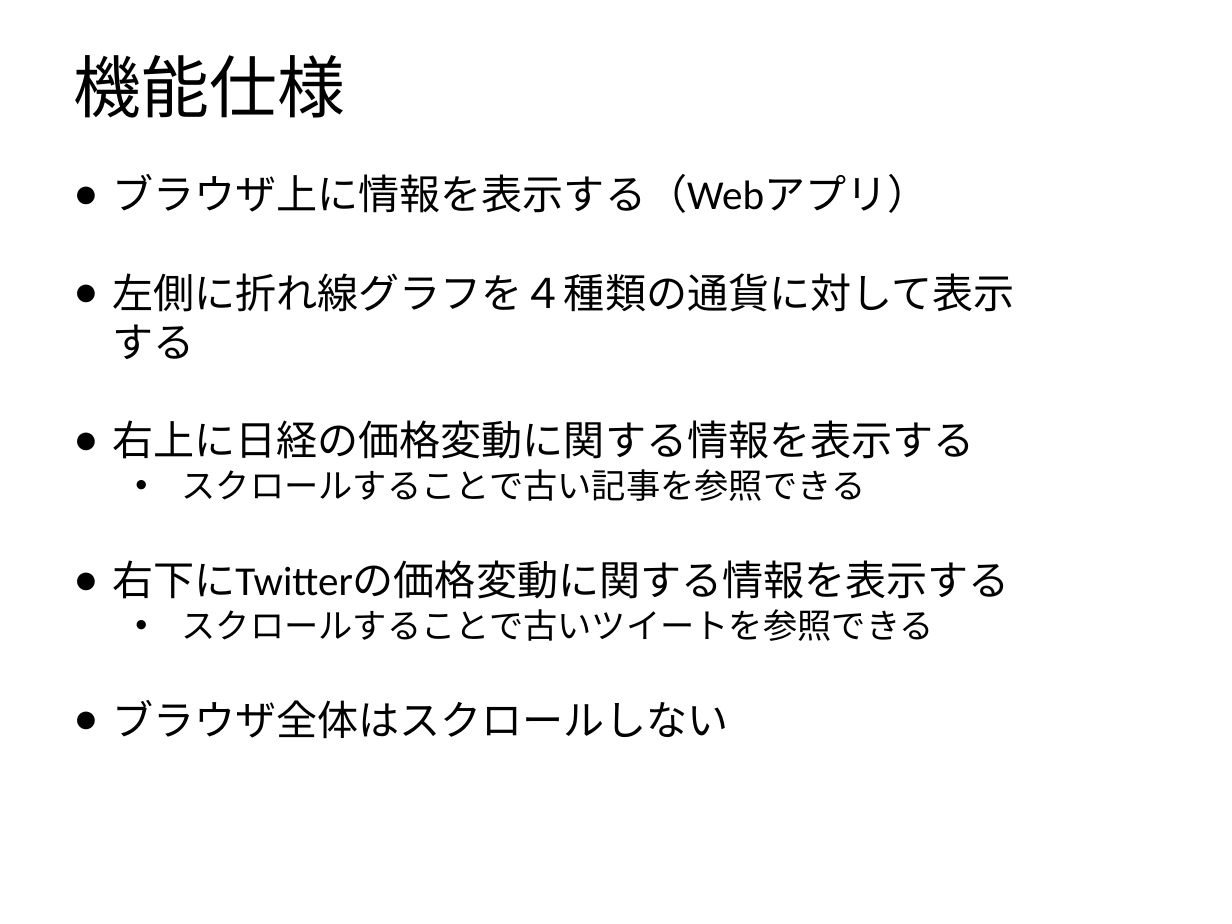
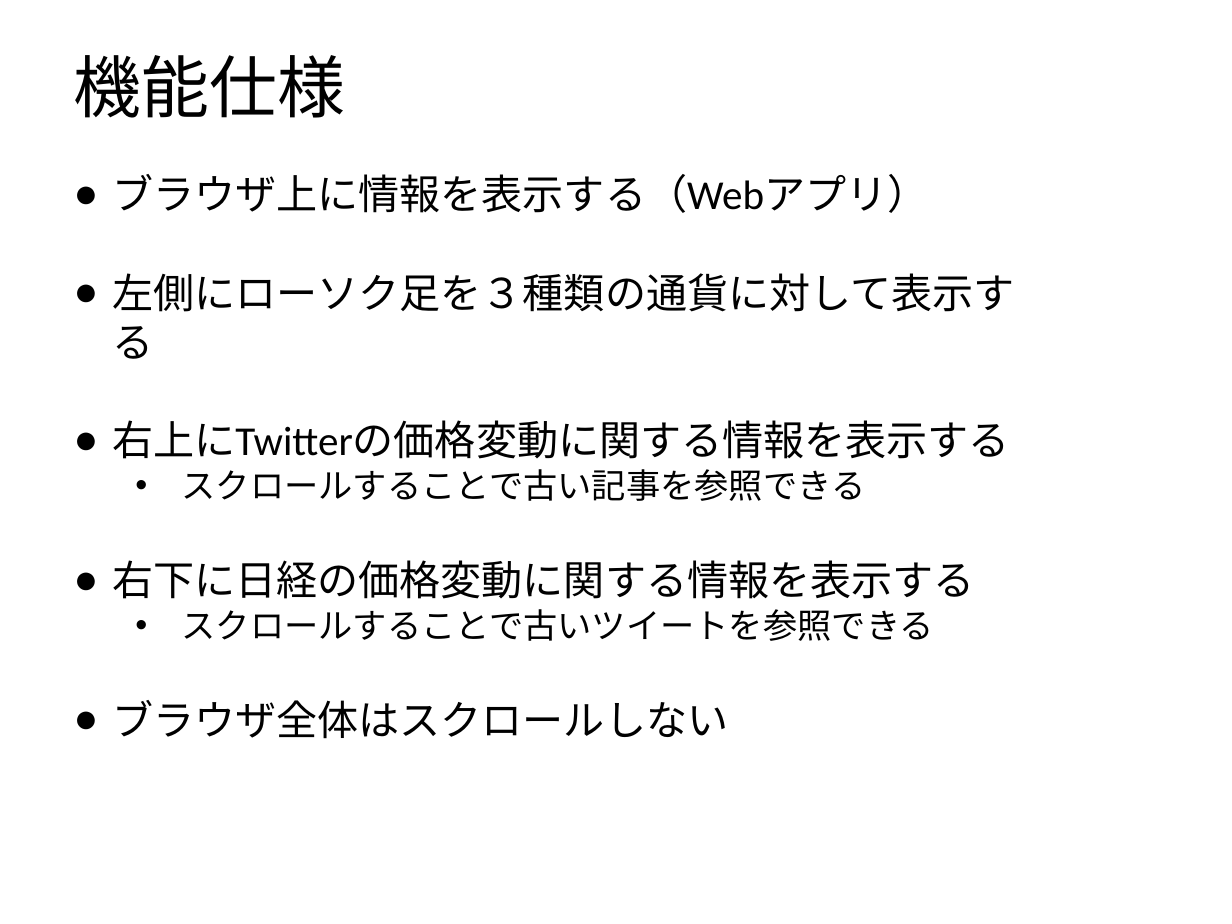
Before and after one commit to Leonis0813/chort, a slide deck: slide 3 of regulus/interface/ui.pptx. Drawn at 1232x924 pixels with LibreOffice and Linux fonts; fonts in the diff are those of the drawing. Boxes give left, top, right and bottom in pixels: in the first picture for what was removed or moved away, otherwise in the second. Text is boxed around its words. In the diff, an @@ line names an element or a change of style, - is before the commit and + after.

```diff
--- a/regulus/interface/ui.pptx
+++ b/regulus/interface/ui.pptx
@@ text at (x1=112, y1=273, x2=1014, y2=459): text changed @@
-● 左側に折れ線グラフを４種類の通貨に対して表示する
-● 右上に日経の価格変動に関する情報を表示する
+● 左側にローソク足を３種類の通貨に対して表示する
+● 右上にTwitterの価格変動に関する情報を表示する
@@ text at (x1=112, y1=560, x2=974, y2=599): text changed @@
-● 右下にTwitterの価格変動に関する情報を表示する
+● 右下に日経の価格変動に関する情報を表示する
```
Also in this commit, not shown: 2 other slides changed, 4 other files.
